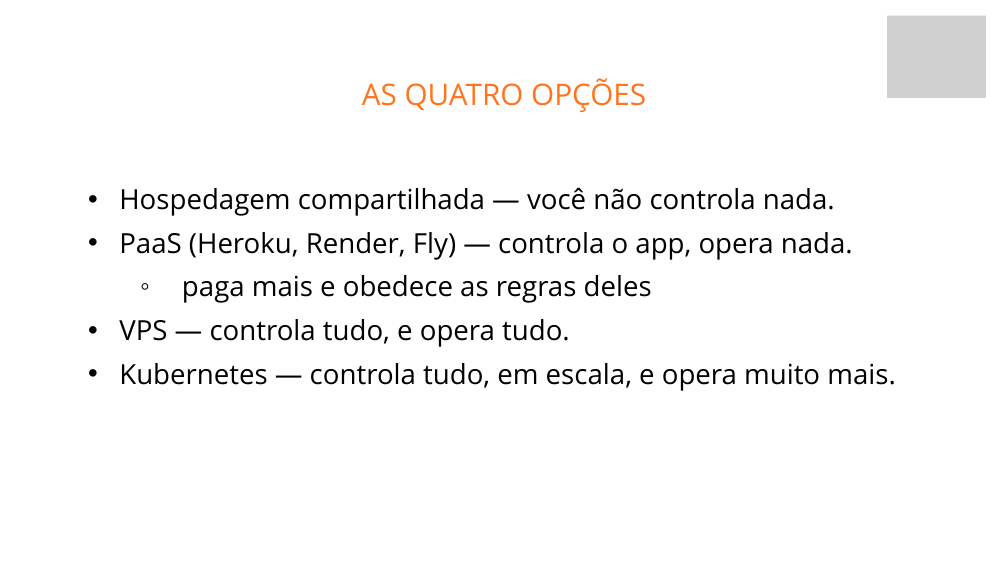
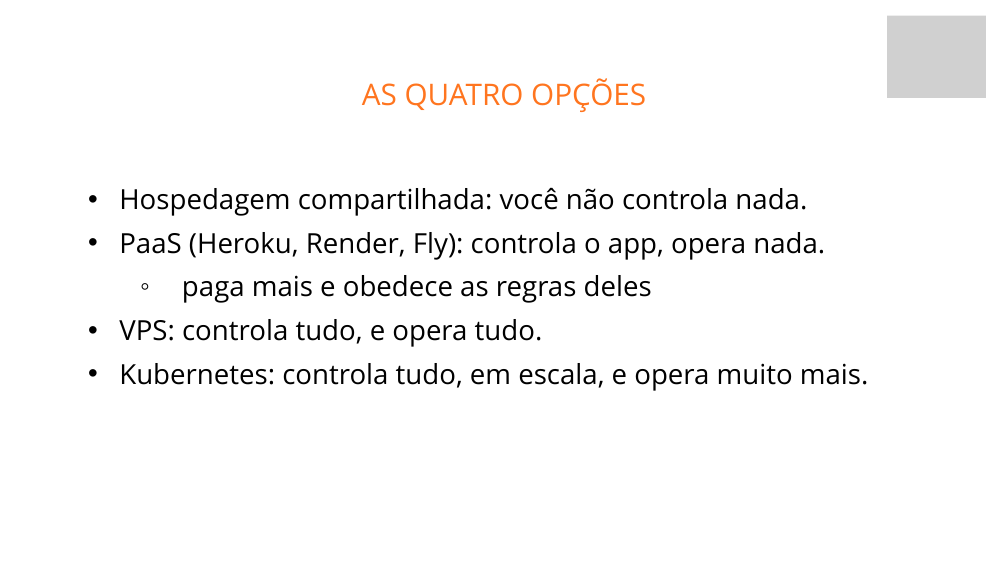
Before and after one commit to fabriciosiqueira08/capacitacao-gabarito, a slide deck: slide 5 of slides/build/aula-04-vps-docker-kamal-e-deploy.pptx. Drawn at 1008x567 pixels with LibreOffice and Linux fonts; fonts in the diff are those of the drawing; grey boxes stand for pictures; background and template pictures are left out. Boxes give left, top, right and bottom in pixels: in the first picture for what was removed or moved away, otherwise in the second. Text is boxed around its words. In the diff, an @@ line names an element or a change of style, - is before the commit and + after.

```diff
--- a/slides/build/aula-04-vps-docker-kamal-e-deploy.pptx
+++ b/slides/build/aula-04-vps-docker-kamal-e-deploy.pptx
@@ text at box(119, 187, 825, 260): text changed @@
-  • Hospedagem compartilhada — você não controla nada.
-  • PaaS (Heroku, Render, Fly) — controla o app, opera nada.
+  • Hospedagem compartilhada: você não controla nada.
+  • PaaS (Heroku, Render, Fly): controla o app, opera nada.
@@ text at box(119, 319, 869, 391): text changed @@
-  • VPS — controla tudo, e opera tudo.
-  • Kubernetes — controla tudo, em escala, e opera muito mais.
+  • VPS: controla tudo, e opera tudo.
+  • Kubernetes: controla tudo, em escala, e opera muito mais.
```
Also in this commit, not shown: 13 other slides changed, 7 other files.
